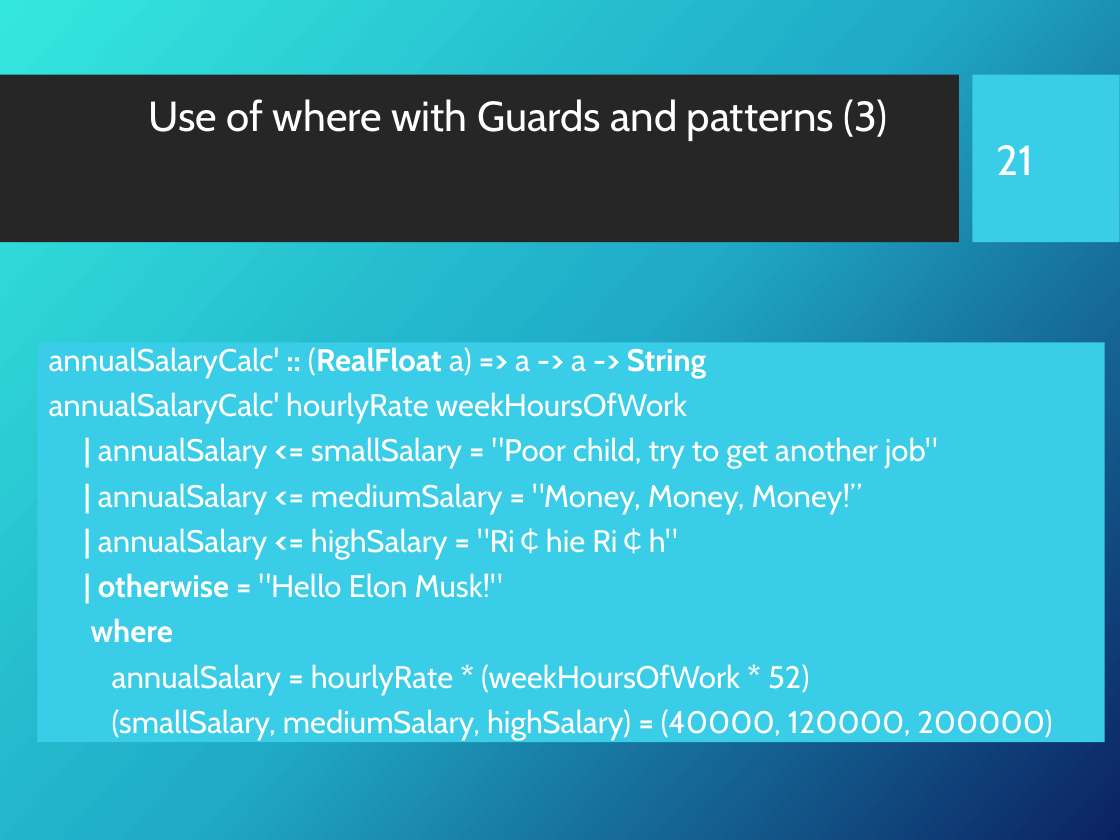
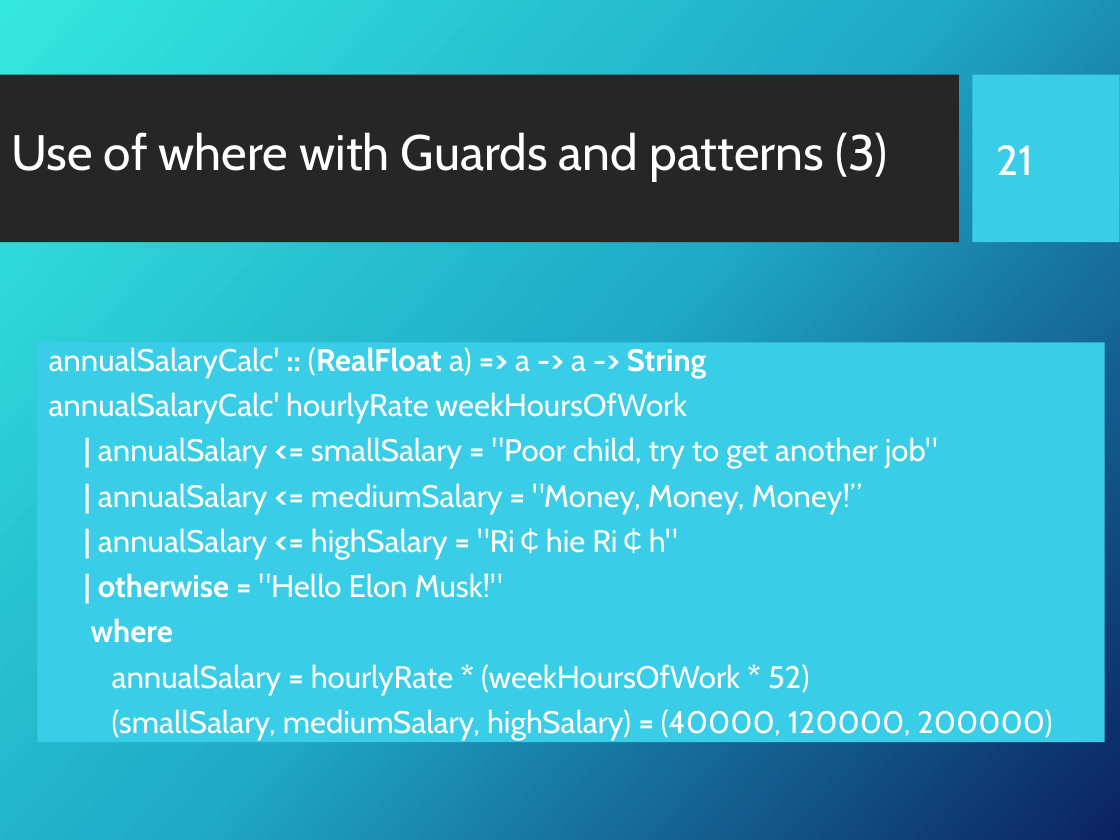
Before and after one commit to Fun-Prog-26/fun-prog-26, a slide deck: slide 22 of topic04-functions-and-lambda-calculus/unit-04a-lectures/talk-1/a-functions.pptx. Drawn at 1120x840 pixels with LibreOffice and Linux fonts; fonts in the diff are those of the drawing; background and template pictures are left out. Boxes give left, top, right and bottom in pixels: in the first picture for what was removed or moved away, otherwise in the second. Text is boxed around its words. In the diff, an @@ line names an element or a change of style, - is before the commit and + after.

```diff
--- a/topic04-functions-and-lambda-calculus/unit-04a-lectures/talk-1/a-functions.pptx
+++ b/topic04-functions-and-lambda-calculus/unit-04a-lectures/talk-1/a-functions.pptx
@@ title "Use of where with Guards ...": place and size @@
-title "Use of where with Guards ..." at (148, 99, 887, 141)
+title "Use of where with Guards ..." at (11, 132, 887, 181)
@@ title "Use of where with Guards ..." at (11, 132, 887, 181): size 27 to 32 pt; alignment centre to left @@
```
Also in this commit, not shown: 28 other slides changed, 7 other files.
